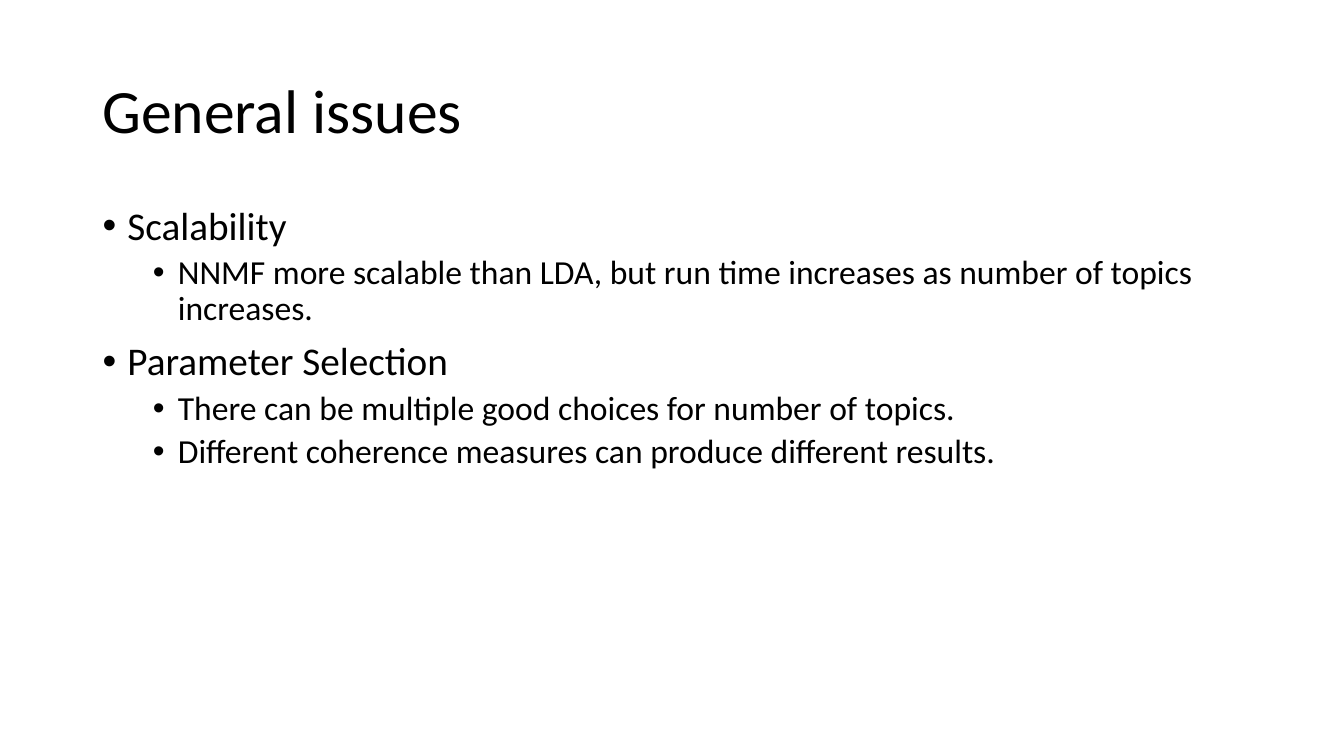
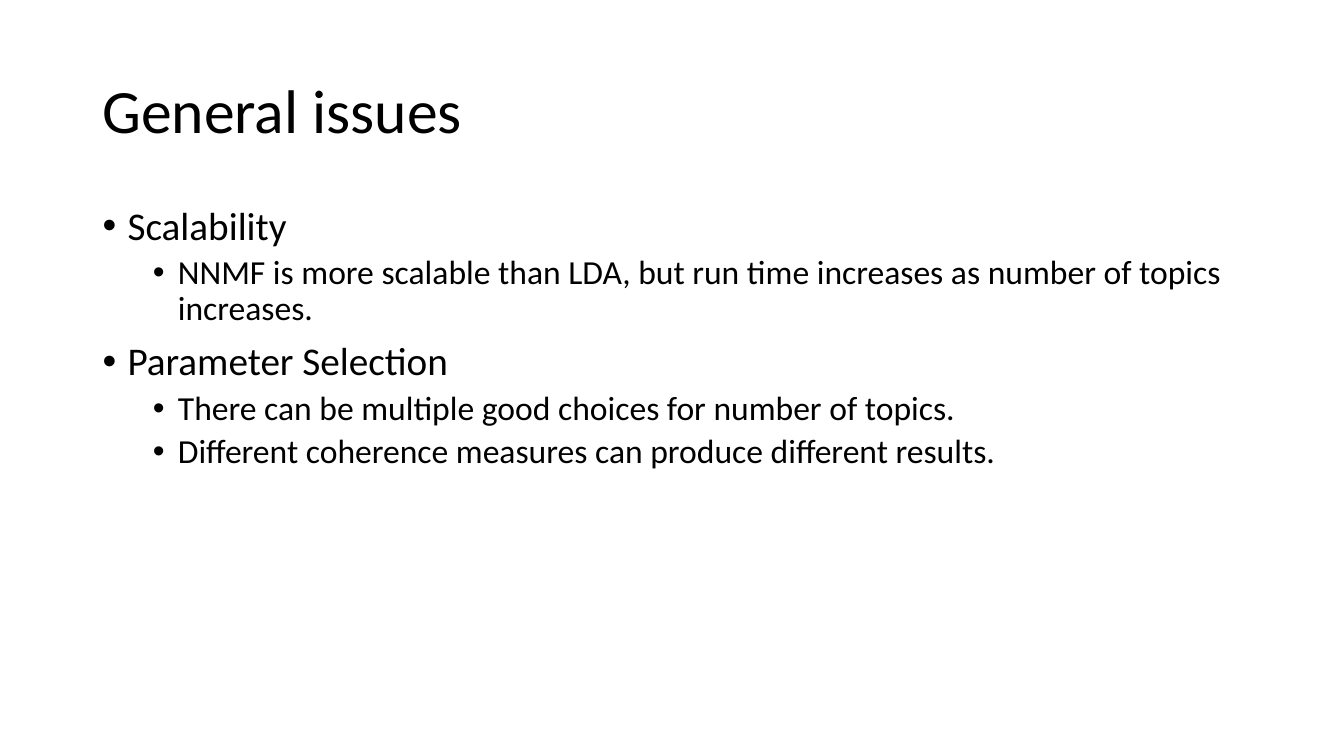
Before and after one commit to nuitrcs/topic-modeling-workshop, a slide deck: slide 28 of topic-model-slides.pptx. Drawn at 1344x756 pixels with LibreOffice and Linux fonts; fonts in the diff are those of the drawing. Boxes give left, top, right and bottom in pixels: in the first picture for what was removed or moved away, otherwise in the second. Text is boxed around its words. In the diff, an @@ line names an element or a change of style, - is before the commit and + after.

```diff
--- a/topic-model-slides.pptx
+++ b/topic-model-slides.pptx
@@ text at <box>178,260,1220,321</box>: text changed @@
-  • NNMF more scalable than LDA, but run time increases as number of topics increases.
+  • NNMF is more scalable than LDA, but run time increases as number of topics increases.
```
Also in this commit, not shown: 7 other slides changed.
